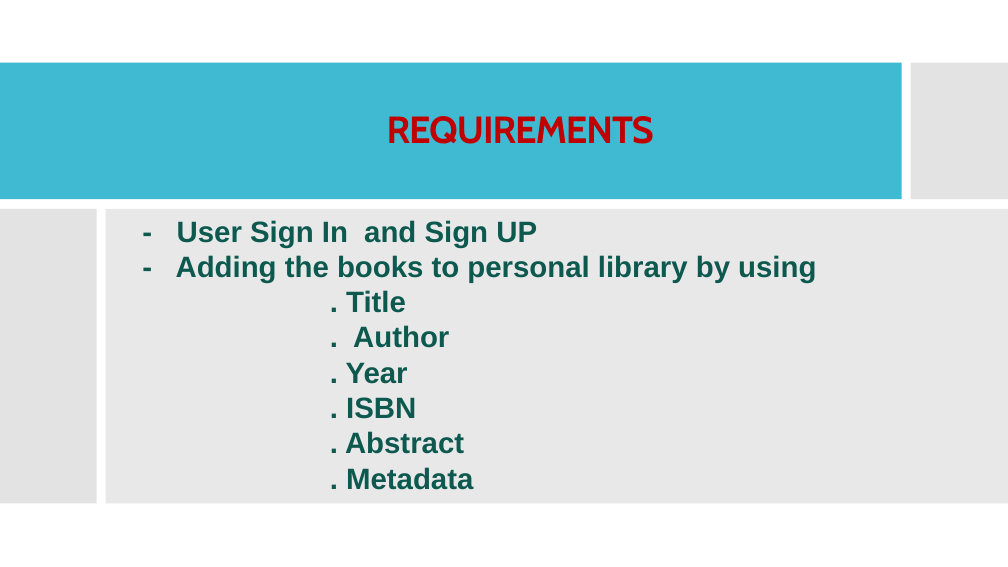
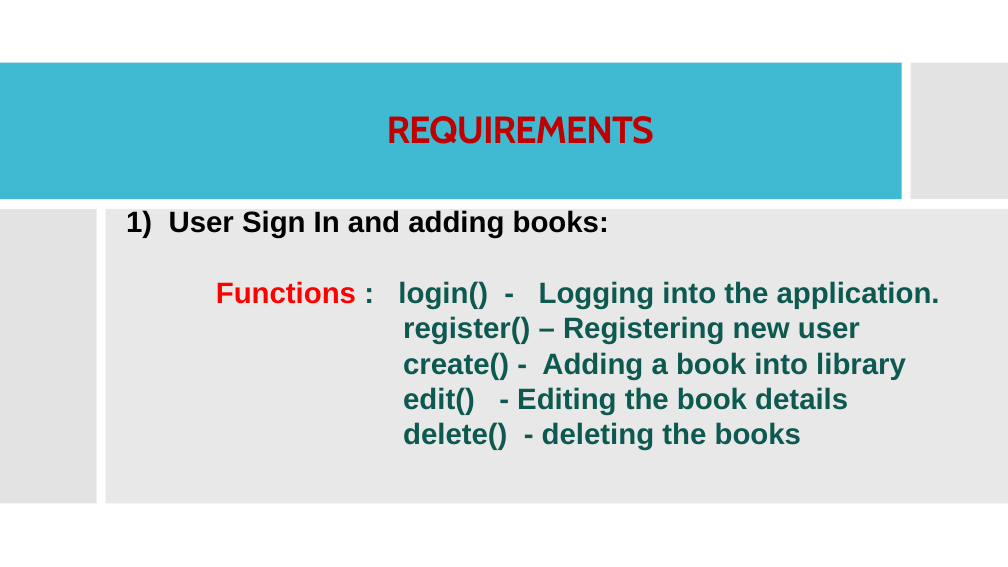
Before and after one commit to wangyang325/CS615Project, a slide deck: slide 9 of Presentation/Social Books.pptx. Drawn at 1008x567 pixels with LibreOffice and Linux fonts; fonts in the diff are those of the drawing. Boxes give left, top, right and bottom in pixels: in the first picture for what was removed or moved away, otherwise in the second. Text is boxed around its words. In the diff, an @@ line names an element or a change of style, - is before the commit and + after.

Commit message:
Presentation

```diff
--- a/Presentation/Social Books.pptx
+++ b/Presentation/Social Books.pptx
@@ text at box(126, 210, 940, 450): text changed @@
-- User Sign In and Sign UP
-- Adding the books to personal library by using
-. Title
-. Author
-. Year
-. ISBN
-. Abstract
-. Metadata
+1) User Sign In and adding books:
+Functions : login() - Logging into the application.
+register() – Registering new user
+create() - Adding a book into library
+edit() - Editing the book details
+delete() - deleting the books
```
Also in this commit, not shown: 6 other slides changed, 4 slides added, 4 slides removed.
